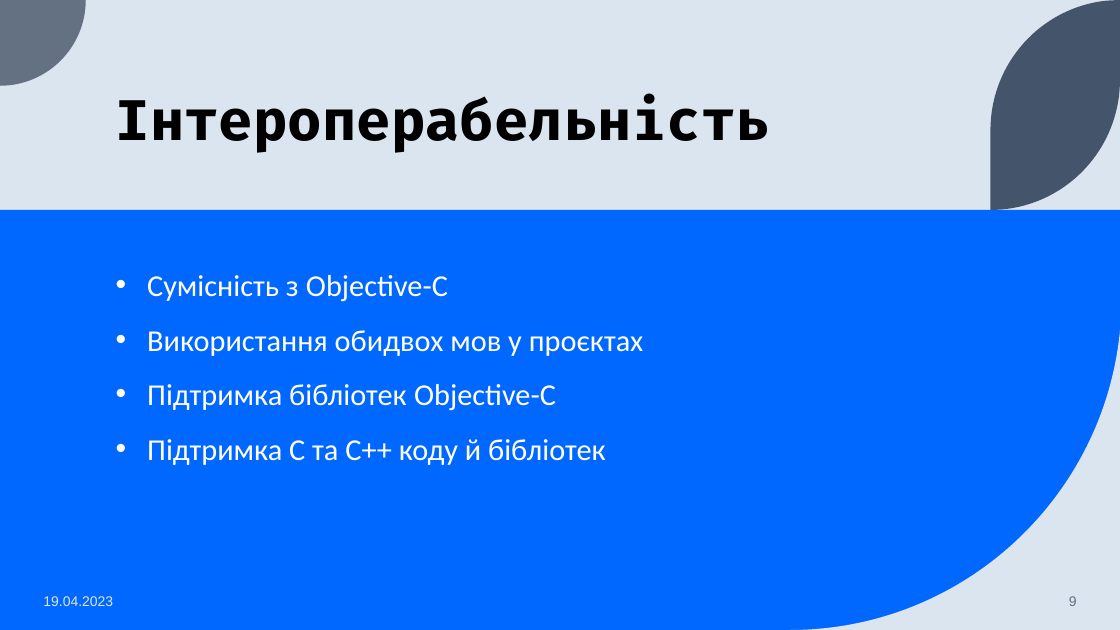
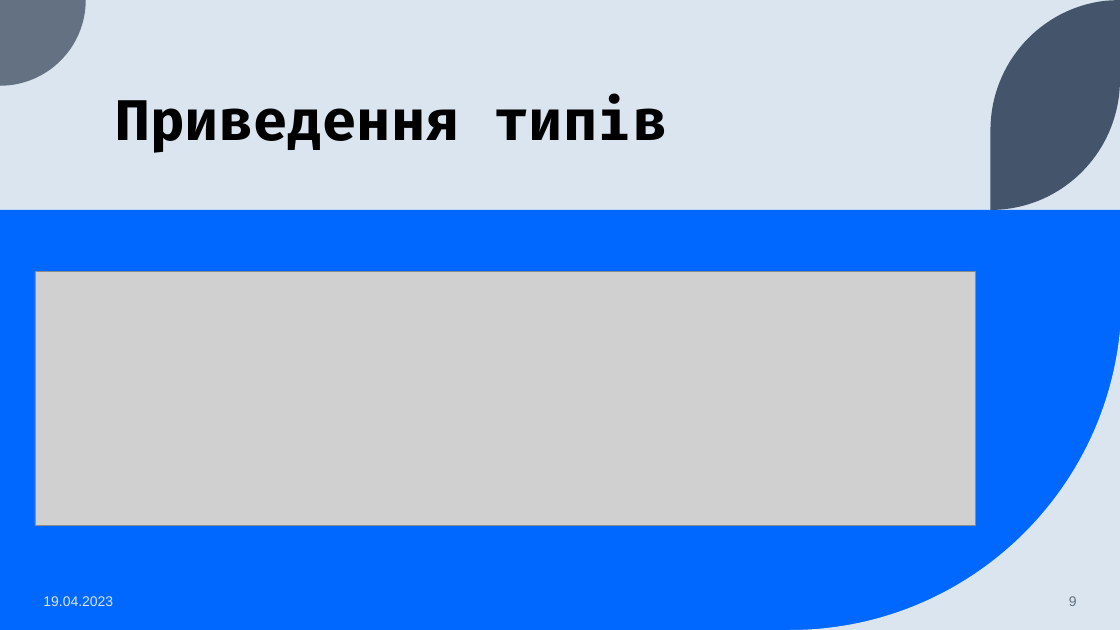
Before and after one commit to seesmof/University-Universytet, a slide deck: slide 9 of year1-term2/SS/ct1/presentation.pptx. Drawn at 1120x630 pixels with LibreOffice and Linux fonts; fonts in the diff are those of the drawing; grey boxes stand for pictures. Boxes give left, top, right and bottom in pixels: in the first picture for what was removed or moved away, otherwise in the second. Text is boxed around its words. In the diff, an @@ line names an element or a change of style, - is before the commit and + after.

```diff
--- a/year1-term2/SS/ct1/presentation.pptx
+++ b/year1-term2/SS/ct1/presentation.pptx
@@ title at box(116, 95, 666, 153): text changed @@
-Інтероперабельність
+Приведення типів
@@ picture added at box(35, 272, 976, 526) @@
@@ text removed at box(147, 275, 644, 465) @@
-• Сумісність з Objective-C
-• Використання обидвох мов у проєктах
-• Підтримка бібліотек Objective-C
-• Підтримка С та С++ коду й бібліотек
```
Also in this commit, not shown: 6 other slides changed, 5 slides added, 3 slides removed, 1 other file.
